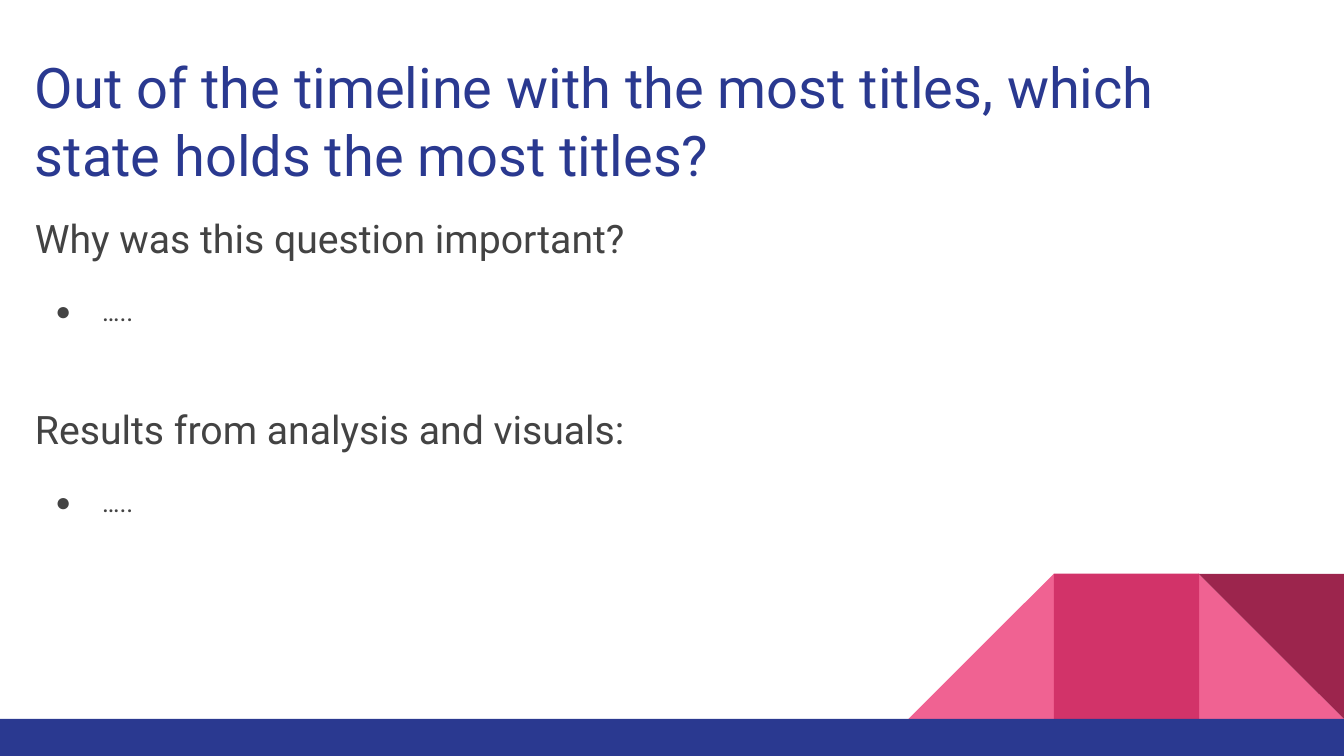
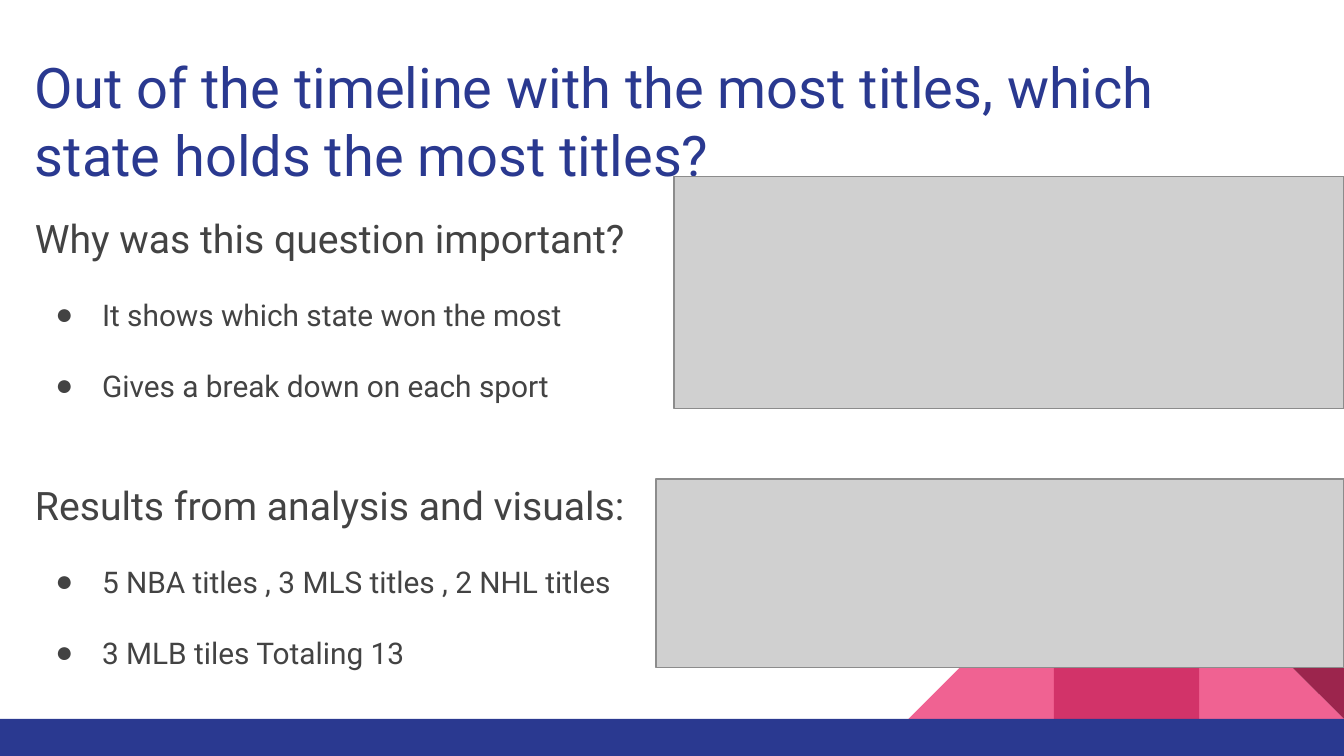
Before and after one commit to gurpal-gill1022/Project-3-Group-2, a slide deck: slide 4 of Project_3_Presentation_Deck.pptx. Drawn at 1344x756 pixels with LibreOffice and Linux fonts; fonts in the diff are those of the drawing; grey boxes stand for pictures. Boxes give left, top, right and bottom in pixels: in the first picture for what was removed or moved away, otherwise in the second. Text is boxed around its words. In the diff, an @@ line names an element or a change of style, - is before the commit and + after.

Commit message:
Updated with pictures

```diff
--- a/Project_3_Presentation_Deck.pptx
+++ b/Project_3_Presentation_Deck.pptx
@@ picture added at bbox=[675, 177, 1344, 410] @@
@@ text at bbox=[102, 303, 561, 403]: text changed; size 14 to 16 pt @@
-● …..
+● It shows which state won the most
+● Gives a break down on each sport
@@ picture added at bbox=[656, 478, 1344, 667] @@
@@ text at bbox=[102, 570, 610, 670]: text changed; size 14 to 16 pt @@
-● …..
+● 5 NBA titles , 3 MLS titles , 2 NHL titles
+● 3 MLB tiles Totaling 13
```
Also in this commit, not shown: 2 other slides changed.
